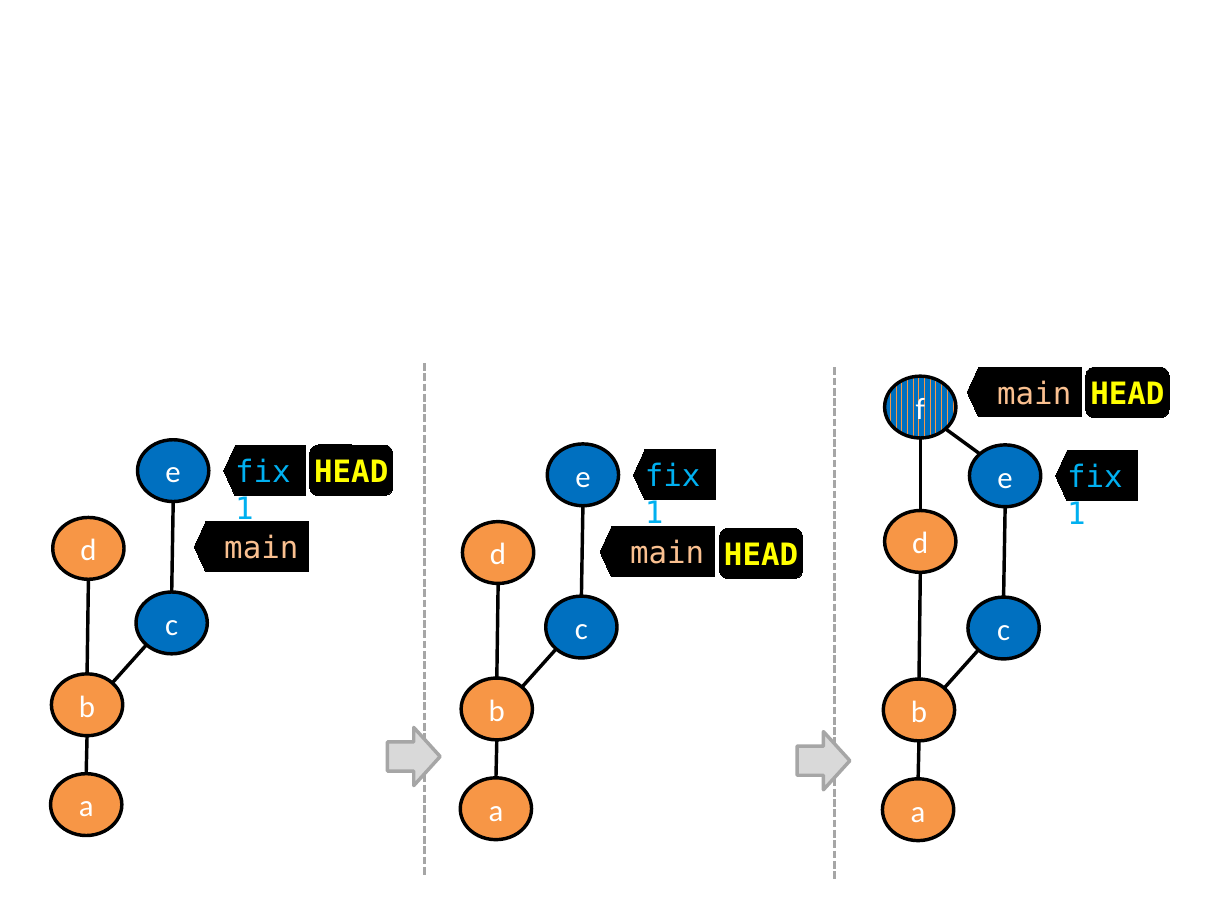
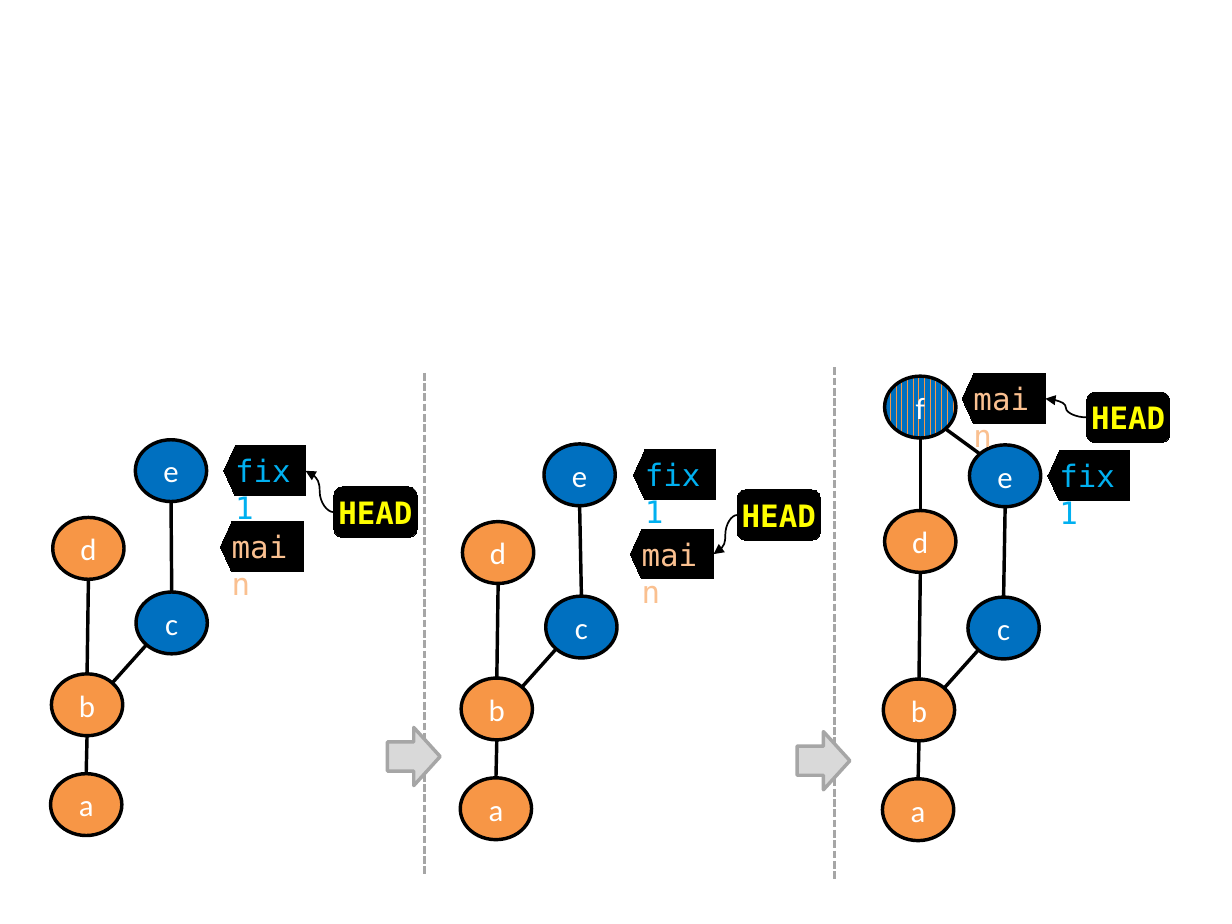
Before and after one commit to git-mastery/git-mastery.github.io, a slide deck: slide 3 of diagrams/gitAndGithub/branch/branchesAsLabels.pptx. Drawn at 1232x924 pixels with LibreOffice and Linux fonts; fonts in the diff are those of the drawing. Boxes give left, top, right and bottom in pixels: in the first picture for what was removed or moved away, otherwise in the second. Text is boxed around its words. In the diff, an @@ line names an element or a change of style, - is before the commit and + after.

```diff
--- a/diagrams/gitAndGithub/branch/branchesAsLabels.pptx
+++ b/diagrams/gitAndGithub/branch/branchesAsLabels.pptx
@@ line moved from (425, 363) - (425, 876) to (425, 373) - (425, 876) @@
@@ right arrow "main": place and size @@
-right arrow "main" at (967,367,1082,416)
+right arrow "main" at (962,373,1046,423)
@@ curved arrow added from (1087, 418) to (1046, 399), #000000 1 pt @@
@@ rounded rectangle "HEAD": place and size @@
-rounded rectangle "HEAD" at (1085,367,1169,418)
+rounded rectangle "HEAD" at (1087,392,1170,442)
@@ curved arrow added from (334, 513) to (306, 471), #000000 1 pt @@
@@ right arrow "fix1": place and size @@
-right arrow "fix1" at (1056,451,1137,500)
+right arrow "fix1" at (1048,451,1130,500)
@@ rounded rectangle "HEAD": place and size @@
-rounded rectangle "HEAD" at (309,445,393,495)
+rounded rectangle "HEAD" at (334,487,418,537)
@@ rounded rectangle "HEAD": place and size @@
-rounded rectangle "HEAD" at (719,529,803,579)
+rounded rectangle "HEAD" at (737,490,821,541)
@@ right arrow "main": place and size @@
-right arrow "main" at (195,522,309,572)
+right arrow "main" at (221,522,304,572)
@@ right arrow "main": place and size @@
-right arrow "main" at (600,527,715,577)
+right arrow "main" at (631,530,715,579)
@@ curved arrow added from (737, 515) to (713, 554), #000000 1 pt @@
```
Also in this commit, not shown: 2 other slides changed, 7 other files.
